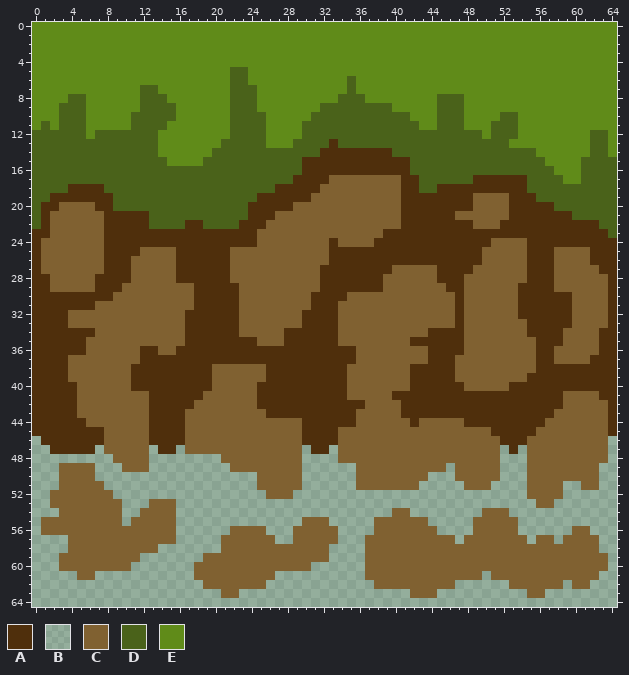
Sprite sheet -- sandbox/Assets/Sprites/Tiles/ArisTiles/TileSprites/Ground/Ground1-5-FLoating.png. The first picture shows the starting point.
The file is 65x65 pixels.
Palette (. is transparent): A #4f2f0c  B #854d1125  C #806131  D #4a621a  E #608b19
Pixels before (only the part around the change), first column x 0:
 0 EEEEEEEEEEEEEEEEEEEEEEEEEEEEEEEEEEEEEEEEEEEEEEEEEEEEEEEEEEEEEEEEE
 1 EEEEEEEEEEEEEEEEEEEEEEEEEEEEEEEEEEEEEEEEEEEEEEEEEEEEEEEEEEEEEEEEE
 2 EEEEEEEEEEEEEEEEEEEEEEEEEEEEEEEEEEEEEEEEEEEEEEEEEEEEEEEEEEEEEEEEE
 3 EEEEEEEEEEEEEEEEEEEEEEEEEEEEEEEEEEEEEEEEEEEEEEEEEEEEEEEEEEEEEEEEE
 4 EEEEEEEEEEEEEEEEEEEEEEEEEEEEEEEEEEEEEEEEEEEEEEEEEEEEEEEEEEEEEEEEE
 5 EEEEEEEEEEEEEEEEEEEEEEDDEEEEEEEEEEEEEEEEEEEEEEEEEEEEEEEEEEEEEEEEE
 6 EEEEEEEEEEEEEEEEEEEEEEDDEEEEEEEEEEEDEEEEEEEEEEEEEEEEEEEEEEEEEEEEE
 7 EEEEEEEEEEEEDDEEEEEEEEDDDEEEEEEEEEEDEEEEEEEEEEEEEEEEEEEEEEEEEEEEE
 8 EEEEDDEEEEEEDDDEEEEEEEDDDEEEEEEEEEDDDEEEEEEEEDDDEEEEEEEEEEEEEEEEE
 9 EEEDDDEEEEEEDDDDEEEEEEDDDEEEEEEEDDDDDDDDEEEEEDDDEEEEEEEEEEEEEEEEE
10 EEEDDDEEEEEDDDDDEEEEEEDDDDEEEEEDDDDDDDDDDDEEEDDDEEEEDDEEEEEEEEEEE
11 EDEDDDEEEEEDDDDEEEEEEEDDDDEEEEDDDDDDDDDDDDDEEDDDEEEDDDEEEEEEEEEEE
12 DDDDDDEDDDDDDDEEEEEEEEDDDDEEEEDDDDDDDDDDDDDDDDDDDDEDDDEEEEEEEEDDE
13 DDDDDDDDDDDDDDEEEEEEEDDDDDEEEDDDDADDDDDDDDDDDDDDDDDDDEEEEEEEEEDDE
14 DDDDDDDDDDDDDDEEEEEEDDDDDDDDDDDDAAAAAAAADDDDDDDDDDDDDDDDEEEEEEDDE
15 DDDDDDDDDDDDDDDEEEEDDDDDDDDDDDAAAAAAAAAAAADDDDDDDDDDDDDDDEEEEDDDD
16 DDDDDDDDDDDDDDDDDDDDDDDDDDDDDDAAAAAAAAAAAADDDDDDDDDDDDDDDDEEEDDDD
17 DDDDDDDDDDDDDDDDDDDDDDDDDDDDDAAAACCCCCCCCAADDDDDDAAAAAADDDDEEDDDD
18 DDDDAAAADDDDDDDDDDDDDDDDDDDAAAAACCCCCCCCCAADDAAAAAAAAAADDDDDDDDDD
19 DDAAAAAAADDDDDDDDDDDDDDDDAAAAAACCCCCCCCCCAAAAAAAACCCCAAADDDDDDDDD
20 DAACCCCAADDDDDDDDDDDDDDDAAAAACCCCCCCCCCCCAAAAAAAACCCCAAAAADDDDDDD
21 DACCCCCCAAAAADDDDDDDDDDDAAACCCCCCCCCCCCCCAAAAAACCCCCCAAAAAAADDDDD
22 DACCCCCCAAAAADDDDAADDDDAAACCCCCCCCCCCCCCCAAAAAAAACCCAAAAAAAAAAADD
23 AACCCCCCAAAAAAAAAAAAAAAAACCCCCCCCCCCCCCAAAAAAAAAAAAAAAAAAAAAAAAAD
24 ACCCCCCCAAAAAAAAAAAAAAAAACCCCCCCCACCCCAAAAAAAAAAAAACCCCAAAAAAAAAA
25 ACCCCCCCAAAACCCCAAAAAACCCCCCCCCCCAAAAAAAAAAAAAAAAACCCCCAAACCCCAAA
26 ACCCCCCCAAACCCCCAAAAAACCCCCCCCCCCAAAAAAAAAAAAAAAAACCCCCAAACCCCAAA
27 ACCCCCCCAAACCCCCAAAAAACCCCCCCCCCAAAAAAAACCCCCAAAACCCCCCAAACCCCCAA
28 AACCCCCAAAACCCCCAAAAAACCCCCCCCCCAAAAAAACCCCCCAAACCCCCCCAAACCCCCCA
29 AACCCCCAAACCCCCCCCAAAAACCCCCCCCCAAAAAAACCCCCCCAACCCCCCAAAACCCCCCA
30 AAAAAAAAACCCCCCCCCAAAAACCCCCCCCAAAACCCCCCCCCCCCACCCCCCAAAAAACCCCA
31 AAAAAAACCCCCCCCCCCAAAAACCCCCCCCAAACCCCCCCCCCCCCACCCCCCAAAAAACCCCA
32 AAAACCCCCCCCCCCCCAAAAAACCCCCCCAAAACCCCCCCCCCCCCACCCCCCAAAAAACCCCA
33 AAAACCCCCCCCCCCCCAAAAAACCCCCCCAAAACCCCCCCCCCCCCACCCCCCCAAAAACCCCA
34 AAAAAAACCCCCCCCCCAAAAAACCCCCAAAAAACCCCCCCCCCAAAACCCCCCCAAAACCCCAA
35 AAAAAACCCCCCCCCCCAAAAAAAACCCAAAAAACCCCCCCCAAAAAACCCCCCCCAAACCCCAA
36 AAAAAACCCCCCAACCAAAAAAAAAAAAAAAAAAAACCCCCCCCAAAACCCCCCCCAACCCCCAA
37 AAAACCCCCCCCAAAAAAAAAAAAAAAAAAAAAAAACCCCCCCCAAACCCCCCCCCAACCCCAAA
38 AAAACCCCCCCAAAAAAAAACCCCCCAAAAAAAAACCCCCCCAAAAACCCCCCCCCAAAAAAAAA
39 AAAACCCCCCCAAAAAAAAACCCCCCAAAAAAAAACCCCCCCAAAAACCCCCCCCAAAAAAAAAA
40 AAAAACCCCCCAAAAAAAAACCCCCAAAAAAAAAACCCCCCCAAAAAACCCCCAAAAAAAAAAAA
41 AAAAACCCCCCCCAAAAAACCCCCCAAAAAAAAAACCCCCAAAAAAAAAAAAAAAAAAACCCCAA
42 AAAAACCCCCCCCAAAAACCCCCCCAAAAAAAAAAAACCCCAAAAAAAAAAAAAAAAAACCCCCA
43 AAAAACCCCCCCCAAAACCCCCCCCCAAAAAAAAAACCCCCAAAAAAAAAAAAAAAAACCCCCCA
44 AAAAAACCCCCCCAAAACCCCCCCCCCCCCAAAAAACCCCCCACCCCCAAAAAAAAACCCCCCCA
45 AAAAAAAACCCCCAAAACCCCCCCCCCCCCAAAACCCCCCCCCCCCCCCCCAAAAACCCCCCCCA
46 BAAAAAAACCCCCAAAACCCCCCCCCCCCCAAAACCCCCCCCCCCCCCCCCCAAACCCCCCCCCB
47 BBAAAAABCCCCCBAABCCCCCCCCCCCCCBAABCCCCCCCCCCCCCCCCCCBABCCCCCCCCCB
48 BBBBBBBBBCCCCBBBBBBBBCCCCCCCCCBBBBCCCCCCCCCCCCCCCCCCBBBCCCCCCCCCB
49 BBBCCCCBBBCCCBBBBBBBBBCCCCCCCCBBBBBBCCCCCCCCCCBCCCCCBBBCCCCCCCCBB
50 BBBCCCCBBBBBBBBBBBBBBBBBBCCCCCBBBBBBCCCCCCCCBBBCCCCCBBBCCCCCCCCBB
51 BBBCCCCCBBBBBBBBBBBBBBBBBCCCCCBBBBBBCCCCCCCBBBBBCCCBBBBCCCCBBCCBB
52 BBCCCCCCCBBBBBBBBBBBBBBBBBCCCBBBBBBBBBBBBBBBBBBBBBBBBBBCCCCBBBBBB
53 BBCCCCCCCCBBBCCCBBBBBBBBBBBBBBBBBBBBBBBBBBBBBBBBBBBBBBBBCCBBBBBBB
54 BBBCCCCCCCBBCCCCBBBBBBBBBBBBBBBBBBBBBBBBCCBBBBBBBBCCCBBBBBBBBBBBB
55 BCCCCCCCCCBCCCCCBBBBBBBBBBBBBBCCCBBBBBCCCCCCBBBBBCCCCCBBBBBBBBBBB
56 BCCCCCCCCCCCCCCCBBBBBBCCCCBBBCCCCCBBBBCCCCCCCBBBBCCCCCBBBBBBCCBBB
57 BBBBCCCCCCCCCCCCBBBBBCCCCCCBBCCCCCBBBCCCCCCCCCCBCCCCCCCBCCBCCCCBB
58 BBBBCCCCCCCCCCBBBBBBBCCCCCCCCCCCCBBBBCCCCCCCCCCCCCCCCCCCCCCCCCCBB
59 BBBCCCCCCCCCBBBBBBBCCCCCCCCCCCCCCBBBBCCCCCCCCCCCCCCCCCCCCCCCCCCCB
60 BBBCCCCCCCCBBBBBBBCCCCCCCCCCCCCBBBBBBCCCCCCCCCCCCCCCCCCCCCCCCCCCB
61 BBBBBCCBBBBBBBBBBBCCCCCCCCCBBBBBBBBBBCCCCCCCCCCCCCBCCCCCCCCCCCCBB
62 BBBBBBBBBBBBBBBBBBBCCCCCCCBBBBBBBBBBBBCCCCCCCCCBBBBBBCCCCCCBCCBBB
63 BBBBBBBBBBBBBBBBBBBBBCCBBBBBBBBBBBBBBBBBBBCCCBBBBBBBBBBCCBBBBBBBB
64 BBBBBBBBBBBBBBBBBBBBBBBBBBBBBBBBBBBBBBBBBBBBBBBBBBBBBBBBBBBBBBBBB
The result:
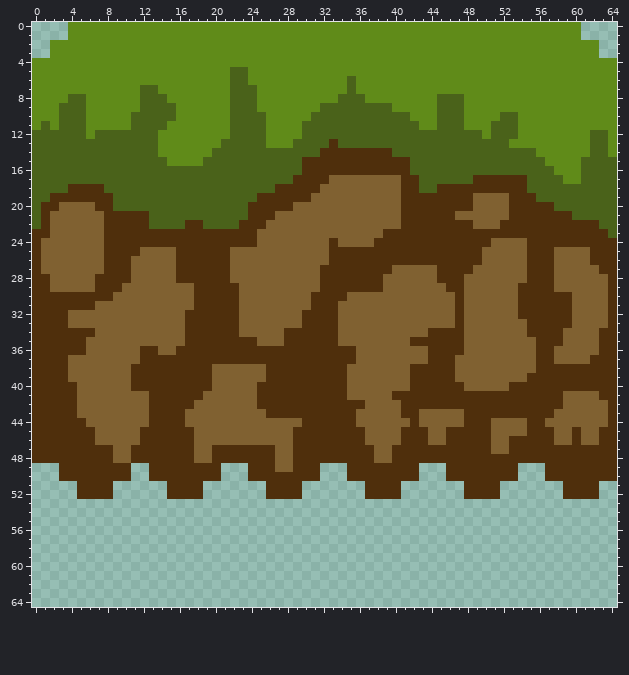
Commit: Created some Collapsing ground In the tile sprites folder
What changed:
y 0..1: x 0..3 EEEE -> ....; x 61..64 EEEE -> ....
y 2..3: x 0..1 EE -> ..; x 63..64 EE -> ..
y 43: x 43..47 AAAAA -> CCCCC
y 44: x 51..54 AAAA -> CCCC
y 45: x 7 A -> C; x 12 C -> A; x 17 C -> A; x 29 C -> A; x 34..36 CCC -> AAA; x 41..43 CCC -> AAA; x 46..54 CCCCCAAAA -> AAAAACCCC; x 56..57 CC -> AA; x 60 C -> A; x 63 C -> A
y 46: x 0 B -> A; x 7 A -> C; x 12 C -> A; x 17 C -> A; x 29 C -> A; x 34..36 CCC -> AAA; x 41..43 CCC -> AAA; x 46..50 CCCCC -> AAAAA; x 52 A -> C; x 55..57 CCC -> AAA; x 60 C -> A; x 63..64 CB -> AA
y 47: x 0..1 BB -> AA; x 7..8 BC -> AA; x 11..13 CCB -> AAA; x 16..17 BC -> AA; x 20..26 CCCCCCC -> AAAAAAA; x 29..30 CB -> AA; x 33..37 BCCCC -> AAAAA; x 40..50 CCCCCCCCCCC -> AAAAAAAAAAA; x 52 B -> C; x 54..64 BCCCCCCCCCB -> AAAAAAAAAAA
y 48: x 0..8 BBBBBBBBB -> AAAAAAAAA; x 11..26 CCBBBBBBBBCCCCCC -> AAAAAAACCAAAAAAA; x 29..37 CBBBBCCCC -> AAAAAAAAA; x 40..64 CCCCCCCCCCCCBBBCCCCCCCCCB -> AAAAAAAAAAAAAAAAAAAAAAAAA
y 49: x 0..26 BBBCCCCBBBCCCBBBBBBBBBCCCCC -> ...AAAAAAAA..AAAAAAAA...AAA; x 29..64 CBBBBBBCCCCCCCCCCBCCCCCBBBCCCCCCCCBB -> AAA...AAAAAAAA...AAAAAAAA...AAAAAAAA
y 50: x 0..64 BBBCCCCBBBBBBBBBBBBBBBBBBCCCCCBBBBBBCCCCCCCCBBBCCCCCBBBCCCCCCCCBB -> ...AAAAAAAA..AAAAAAAA...AAAAAAAA...AAAAAAAA...AAAAAAAA...AAAAAAAA
y 51: x 0..64 BBBCCCCCBBBBBBBBBBBBBBBBBCCCCCBBBBBBCCCCCCCBBBBBCCCBBBBCCCCBBCCBB -> .....AAAA......AAAA.......AAAA.......AAAA.......AAAA.......AAAA..
y 52: x 0..64 BBCCCCCCCBBBBBBBBBBBBBBBBBCCCBBBBBBBBBBBBBBBBBBBBBBBBBBCCCCBBBBBB -> .....AAAA......AAAA.......AAAA.......AAAA.......AAAA.......AAAA..
y 53: x 0..64 BBCCCCCCCCBBBCCCBBBBBBBBBBBBBBBBBBBBBBBBBBBBBBBBBBBBBBBBCCBBBBBBB -> .................................................................
y 54: x 0..64 BBBCCCCCCCBBCCCCBBBBBBBBBBBBBBBBBBBBBBBBCCBBBBBBBBCCCBBBBBBBBBBBB -> .................................................................
y 55: x 0..64 BCCCCCCCCCBCCCCCBBBBBBBBBBBBBBCCCBBBBBCCCCCCBBBBBCCCCCBBBBBBBBBBB -> .................................................................
y 56: x 0..64 BCCCCCCCCCCCCCCCBBBBBBCCCCBBBCCCCCBBBBCCCCCCCBBBBCCCCCBBBBBBCCBBB -> .................................................................
y 57: x 0..64 BBBBCCCCCCCCCCCCBBBBBCCCCCCBBCCCCCBBBCCCCCCCCCCBCCCCCCCBCCBCCCCBB -> .................................................................
y 58: x 0..64 BBBBCCCCCCCCCCBBBBBBBCCCCCCCCCCCCBBBBCCCCCCCCCCCCCCCCCCCCCCCCCCBB -> .................................................................
y 59: x 0..64 BBBCCCCCCCCCBBBBBBBCCCCCCCCCCCCCCBBBBCCCCCCCCCCCCCCCCCCCCCCCCCCCB -> .................................................................
y 60: x 0..64 BBBCCCCCCCCBBBBBBBCCCCCCCCCCCCCBBBBBBCCCCCCCCCCCCCCCCCCCCCCCCCCCB -> .................................................................
y 61: x 0..64 BBBBBCCBBBBBBBBBBBCCCCCCCCCBBBBBBBBBBCCCCCCCCCCCCCBCCCCCCCCCCCCBB -> .................................................................
y 62: x 0..64 BBBBBBBBBBBBBBBBBBBCCCCCCCBBBBBBBBBBBBCCCCCCCCCBBBBBBCCCCCCBCCBBB -> .................................................................
y 63: x 0..64 BBBBBBBBBBBBBBBBBBBBBCCBBBBBBBBBBBBBBBBBBBCCCBBBBBBBBBBCCBBBBBBBB -> .................................................................
y 64: x 0..64 BBBBBBBBBBBBBBBBBBBBBBBBBBBBBBBBBBBBBBBBBBBBBBBBBBBBBBBBBBBBBBBBB -> .................................................................
Where, in picture pixels (left, top, right, bottom), the same in both pictures:
erased: (32, 22, 68, 58)
erased: (581, 22, 617, 58)
changed: (32, 409, 617, 607)
